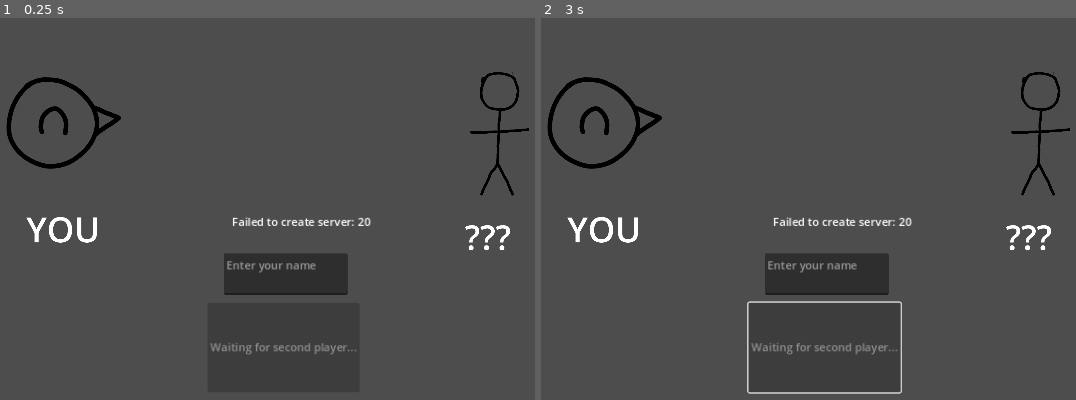
Above: before the commit, frames 1-2 (left to right).
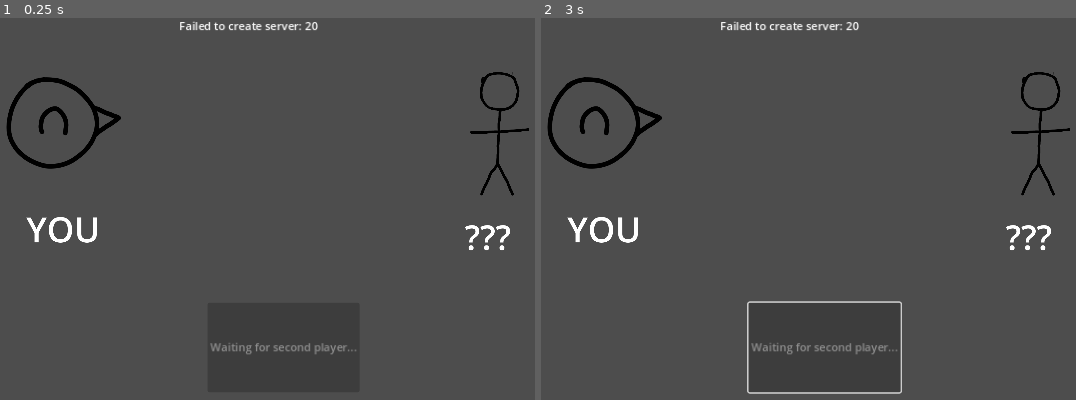
Above: after the commit, the same moments.

Repository: WywySenarios/Senarios
Game: Godot game, scene res://scenes/host_lobby.tscn
The game is run twice, just before and just after one commit, with the same random seed, the same clock (stepped at 60 frames per second) and the same inputs. This scene is started directly instead of the project's main scene.
Inputs (mouse positions are in pixels of both pictures, inside the frame that each line leads up to):
- Up to frame 1 (0.25 s): no input
- Up to frame 2 (3 s): tap Enter at 0.5, 2 s; move the mouse to (1001, 220) at 0.52 s; press the mouse at (1001, 220) at 0.53 s; hold D (right) 0.53-1.28 s; tap Space at 1.25, 2.75 s; move the mouse to (669, 266) at 1.27 s; release the mouse at (669, 266) at 1.28 s; hold S (down) 1.28-2.03 s; tap Mouse wheel down (scroll_down) at 1.35 s; move the mouse to (904, 144) at 2.02 s; hold D (right) 2.03-2.78 s; tap Mouse wheel up (scroll_up) at 2.1 s; move the mouse to (787, 331) at 2.77 s; hold W (up) from 2.78 s (still down); click (787, 331) at 2.85 s

The runs differ from the first frame. In frame 1, 2.9% of the frame differs, in the area x 33-70%, y 0-73%; in frame 2, 2.9%.

Commit message:
Slightly more responsive Lobby

Diff:
--- a/scenes/host_lobby.tscn
+++ b/scenes/host_lobby.tscn
@@ -63,6 +63,7 @@
 text = "Waiting for second player..."
 
 [node name="Player Name" type="TextEdit" parent="."]
+visible = false
 offset_left = 486.0
 offset_top = 339.0
 offset_right = 665.0
@@ -70,10 +71,9 @@
 placeholder_text = "Enter your name"
 
 [node name="Status Message" type="Label" parent="."]
-offset_left = 498.0
-offset_top = 282.0
-offset_right = 538.0
-offset_bottom = 305.0
+offset_left = 422.0
+offset_right = 751.0
+offset_bottom = 91.0
 
 [node name="Timer" type="Timer" parent="Status Message"]
 wait_time = 5.0
--- a/scripts/autoload/lobby.gd
+++ b/scripts/autoload/lobby.gd
@@ -7,17 +7,19 @@
 signal player_disconnected(peer_id)
 signal server_disconnected
 signal server_up ## emitted when there is an attempt to initialize the server. Returns a string relevant to the outcome of the server initiailization attempt.
+signal player_info_changed(peer_id)
 
 var peer
 
-const PORT = 5323
-const DEFAULT_SERVER_IP = "127.0.0.1" # IPv4 localhost
-const MAX_CONNECTIONS = 2
-const DEFAULT_PLAYER_NAME = "???"
+const PORT: int = 5323
+const DEFAULT_SERVER_IP: String = "127.0.0.1" # IPv4 localhost
+const MAX_CONNECTIONS: int = 2
+const DEFAULT_PLAYER_NAME: String = "???"
 
-# This will contain player info for every player,
-# with the keys being each player's unique IDs.
-var players = {}
+## This will contain player info for every player, with the keys being each player's unique IDs.
+## Each key should be the player's id (integer). Each value should be a player object.
+## @experimental
+var players: Dictionary = {}
 
 var players_loaded = 0
 
@@ -29,19 +31,45 @@
 	multiplayer.connection_failed.connect(connectionFailed)
 	#multiplayer.server_disconnected.connect(_on_server_disconnected)
 
-func peerConnected(id):
+func peerConnected(id: int):
 	print("Peer connected: ", id)
 
 	player_connected.emit(id)
 
-func peerDisconnected(id):
+func peerDisconnected(id: int):
 	print("Player disconnected: ", id)
 
+
+## Called when a peer who is not the host has joined the server.
 func connectedToServer():
 	print("connected to server!")
+	#sendPlayerName.rpc_id(1, "", multiplayer.get_unique_id())
 
 func connectionFailed():
 	print("Couldn't connect.")
+
+@rpc("any_peer")
+func sendPlayerName(name: String, id: int):
+	if !players.has(id):
+		players[id] = Player.new()
+		players[id].name = name
+		#players[id].energy = 0
+		#players[id]["isTheirTurn"] = false
+		players[id].id = id
+		#players[id].inventory = []
+
+	if multiplayer.is_server():
+		for i in players:
+			sendPlayerName.rpc(players[i].name, i)
+	player_info_changed.emit(id)
+
+@rpc("any_peer", "call_local")
+func sendFullPlayerInformation(player: Player, id):
+	# detect whether or not the player is already there.
+	player_info_changed.emit(id)
+	pass
+
+
 
 ## This function creates a server and connects the person who is currently trying to host to their own server.
 func createServer(playerName: String):
@@ -60,12 +88,17 @@
 	# reigster that you have connected yourself to the server
 	player_connected.emit(1)
 
-	players[1] = {"name": playerName}
+	sendPlayerName("Host", 1)
+	# additionally, the Host always has the first move.
+	players[1].isTheirTurn = true
+
+	player_info_changed.emit(1)
 
 	# broadcast that the server has successfully been started.
 	server_up.emit("The server has been successfullly created.")
 
 ## This function is called to join the server on the IP address specified in serverIP
+## Called ONLY clientside
 func joinGame(playerName: String, serverIP = ""):
 	# ensure that the player name is not empty (that would be confusing to see in the UIs)
 	if playerName.is_empty(): playerName = DEFAULT_PLAYER_NAME
@@ -74,7 +107,6 @@
 	if (serverIP.is_empty()): # detect if the player wants to connect to the default server ip
 		serverIP = DEFAULT_SERVER_IP
 
-	print(serverIP)
 	# @todo please change from DEFAULT_SERVER_IP to the actual IP the client wants to join
 	var error = peer.create_client(serverIP, PORT)
 	if error != OK: # failed connection
--- a/scripts/host_lobby.gd
+++ b/scripts/host_lobby.gd
@@ -3,8 +3,9 @@
 
 # Called when the node enters the scene tree for the first time.
 func _ready():
-	# connect signal to broadcast relevant server creation messages
-	Lobby.server_up.connect(broadcastMessage)
+	# connect signals to broadcast messages
+	Lobby.server_up.connect(broadcastMessage) # server creation
+	Lobby.player_info_changed.connect(playerInfoChanged) # opponent connection
 
 	# create and join the server
 	Lobby.createServer($"Player Name".text)
@@ -26,6 +27,16 @@
 	$StartGameButton.disabled = false
 	$StartGameButton.text = "START GAME"
 
+## Called when someone's info changes
+func playerInfoChanged(id: int) -> void:
+	print("ID: ", id)
+	if (id == 1):
+		return # no need to update information if the user's information has changed (that would be useless :P)
+	else: # another player's information has changed!
+		# update opponent's name
+		print("update player name", id, ", ", Lobby.players[id])
+		$"Icon_Stickman/YOU".text = Lobby.players[id].name
+
 ## Called when the user requests the game to be started.
 func _on_start_game_button_button_up():
 	# tell the opponent to load the level scene
--- a/scripts/level.gd
+++ b/scripts/level.gd
@@ -3,6 +3,7 @@
 
 # Called when the node enters the scene tree for the first time.
 func _ready():
+	# draw cards from the desired deck
 	pass # Replace with function body.
 
 
--- a/scripts/level/inventory.gd
+++ b/scripts/level/inventory.gd
@@ -69,7 +69,7 @@
 		for distanceFromCenter: int in range(-indexCorrection, indexCorrection + 1):
 			# the actual formula should be 0.5 * cardWidth + 1 * gapSize + 0.5 * cardWidth
 			cards[distanceFromCenter + indexCorrection].position.x = distanceFromCenter * (gapSize + cardWidth)
-			print("Inventory card positions: ", distanceFromCenter, " ", distanceFromCenter + indexCorrection, " ", cards[distanceFromCenter + indexCorrection].global_position)
+			#print("Inventory card positions: ", distanceFromCenter, " ", distanceFromCenter + indexCorrection, " ", cards[distanceFromCenter + indexCorrection].global_position)
 
 
 # Called every frame. 'delta' is the elapsed time since the previous frame.
--- a/scripts/lobby.gd
+++ b/scripts/lobby.gd
@@ -3,7 +3,9 @@
 
 # Called when the node enters the scene tree for the first time.
 func _ready():
-	multiplayer.connection_failed.connect(failed_to_join)
+	# connect signals to broadcast messages
+	multiplayer.connection_failed.connect(failed_to_join) # failed connection
+	Lobby.player_info_changed.connect(playerInfoChanged) # server host's name?
 
 
 # Called every frame. 'delta' is the elaspsed time since the previous frame.
@@ -12,14 +14,23 @@
 
 
 ## Attempts to connect to the host with the IP address specified in the respective text box (as inputted by the user)
-func _on_join_button_pressed():
+func _on_join_button_pressed() -> void:
 	# try to join the lobby. If the attempt fails, tell the user that they couldn't connect.
-	if Lobby.joinGame($"Player Name".text, $IPAddressInput.text) != null: failed_to_join()
+	if Lobby.joinGame($"Player Name".text, $IPAddressInput.text) != null:
+		failed_to_join()
+	else: # Upon successful connection,
+		# send player's info
+		Lobby.sendPlayerName($"Player Name".text, Lobby.peer.get_unique_id())
 
 
+func playerInfoChanged(id: int) -> void:
+	if id == 1: # if the host's information changed
+		# change name to match the host's name
+		# this is NOT confirmed to work
+		$"Icon_Wywy/YOU".text = Lobby.players[id].name
 
 ## This function broadcasts a message to the user via the $"Status Message" label node.
-func broadcastMessage(message: String):
+func broadcastMessage(message: String) -> void:
 	$"Status Message".text = message
 
 	# start the 5 second delay until the status message is destroyed.
@@ -27,11 +38,11 @@
 
 
 ## Called when the client's attempt to connect to the server has failed.
-func failed_to_join():
+func failed_to_join() -> void:
 	broadcastMessage("Failed to connect to the server. Ensure that the IP address you typed in is valid, and the IP address is currently hosting a game.")
 
 
 
 ## Status messages only appear for 5 seconds before being removed. This function enforces this policy once the 5 second timeout has passed.
-func _on_status_message_timeout():
+func _on_status_message_timeout() -> void:
 	$"Status Message".text = ""
--- /dev/null
+++ b/scripts/player.gd
@@ -0,0 +1,12 @@
+extends Resource
+class_name Player
+
+## Self-ascribed name. Defaults to ???
+@export var name: String = "???"
+## Non-optional variable containing the player ID. The default value (no explicitly assigned playerID) is -1.
+@export var id : int = -1
+@export var energy: int = 0
+#@export var statusEffects:
+@export var isTheirTurn: bool = false
+## The inventory is an array containing the cards in their inventory.
+@export var inventory: Array[Card] = []
